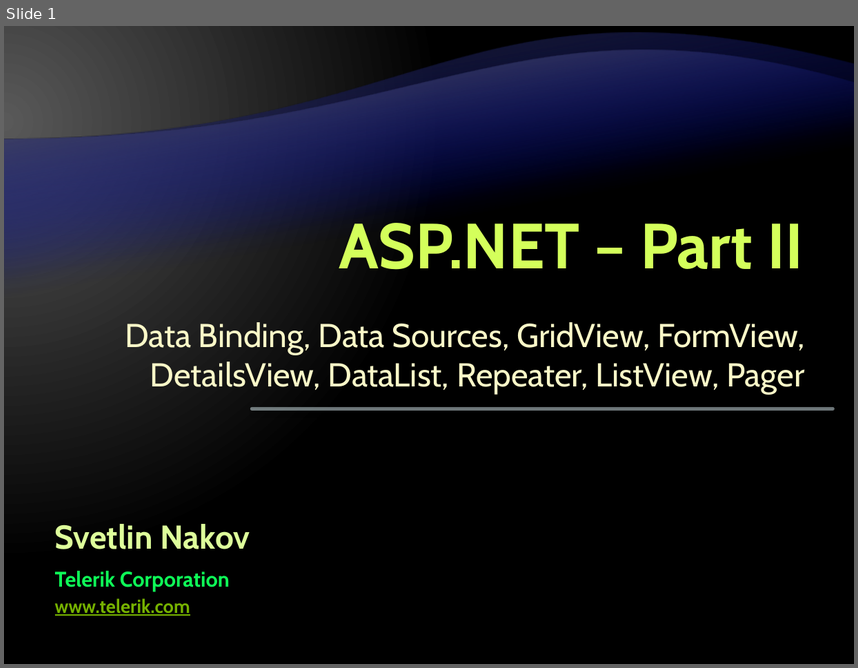
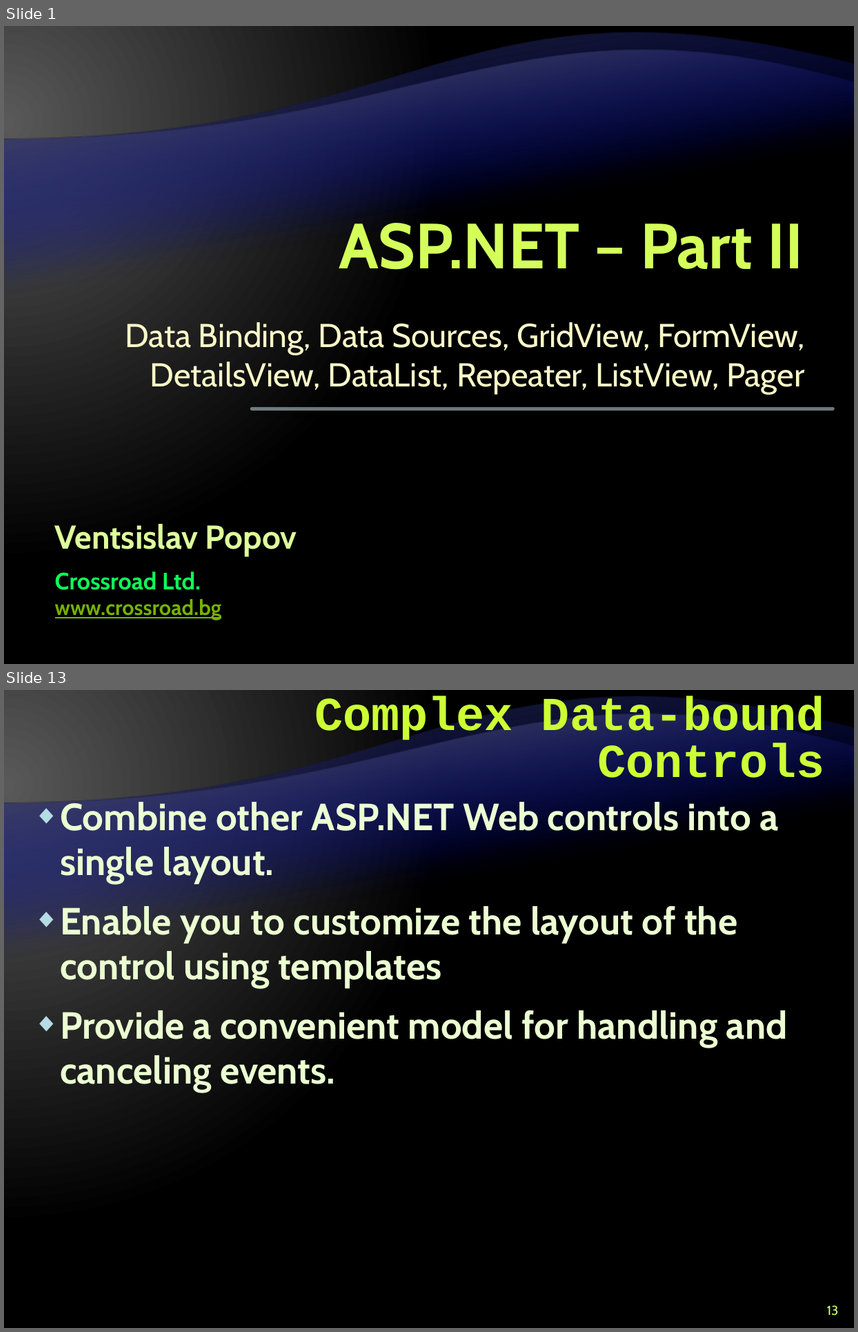
Before and after one commit to Graveheart/aspnetcourse, a slide deck: lectures/9. ASP.NET – Part II.pptx. Shown one above the other, each under a label of ours: slide 1 before the commit, slides 1 and 13 after it; the slides between them are not shown. The pictures are 858x668 and 858x1332 pixels, drawn with LibreOffice and Linux fonts; fonts in the diff are those of the drawing; background and template pictures are left out. Boxes give left, top, right and bottom in pixels: in the first picture for what was removed or moved away, otherwise in the second. Text is boxed around its words. In the diff, an @@ line names an element or a change of style, - is before the commit and + after.

```diff
--- a/lectures/9. ASP.NET – Part II.pptx
+++ b/lectures/9. ASP.NET – Part II.pptx
@@ slide 13 added at box(4, 690, 854, 1328), background gradient #595959 to #000000; not listed: 2 template elements that a slide beside it also shows @@
@@ title added at box(315, 696, 825, 778), 40 pt, text #CCFF33, bold @@
+Complex Data-bound Controls
@@ text added at box(60, 800, 788, 1092), 32 pt, text #EBFFD2, bold @@
+◆ Combine other ASP.NET Web controls into a single layout.
+◆ Enable you to customize the layout of the control using templates
+◆ Provide a convenient model for handling and canceling events.
@@ page number added at box(827, 1305, 839, 1315), 11 pt, text #CCFF66 @@
+13
@@ slide 1 changed as well @@
@@ text at box(55, 523, 297, 557): text changed @@
-Svetlin Nakov
+Ventsislav Popov
@@ text at box(55, 571, 201, 590): text changed; size 18 to 20 pt @@
-Telerik Corporation
+Crossroad Ltd.
@@ text at box(55, 599, 222, 619): text changed; size 16 to 18 pt @@
-www.telerik.com
+www.crossroad.bg
```
Also in this commit, not shown: 1 other slide changed, 50 other slides added.
